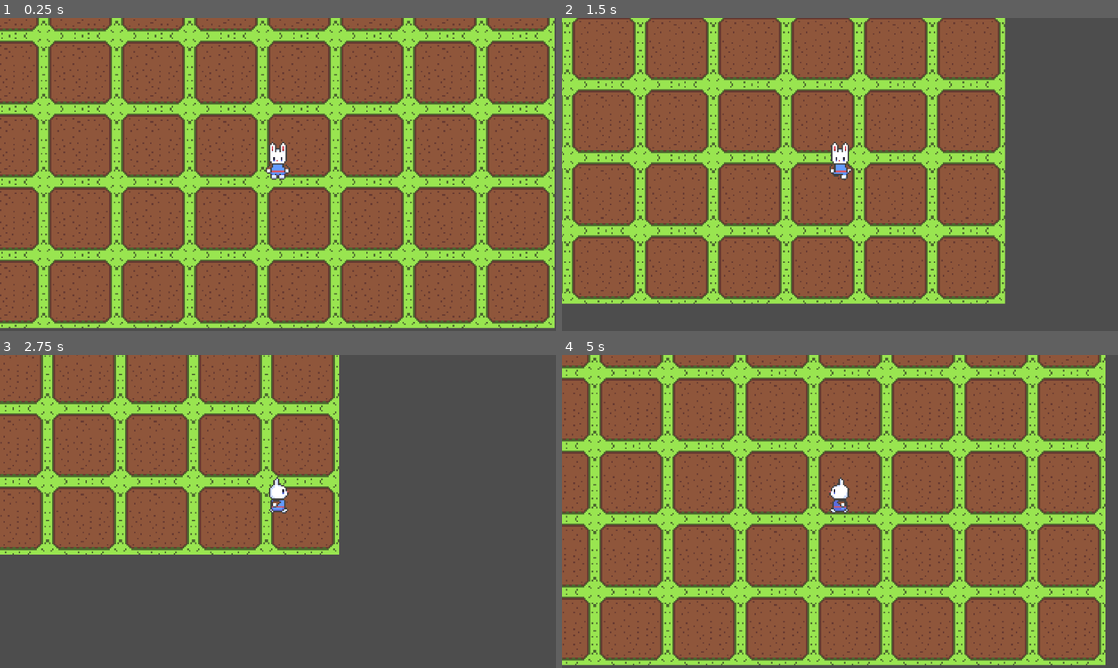
Above: before the commit, frames 1-4 (two rows, left to right).
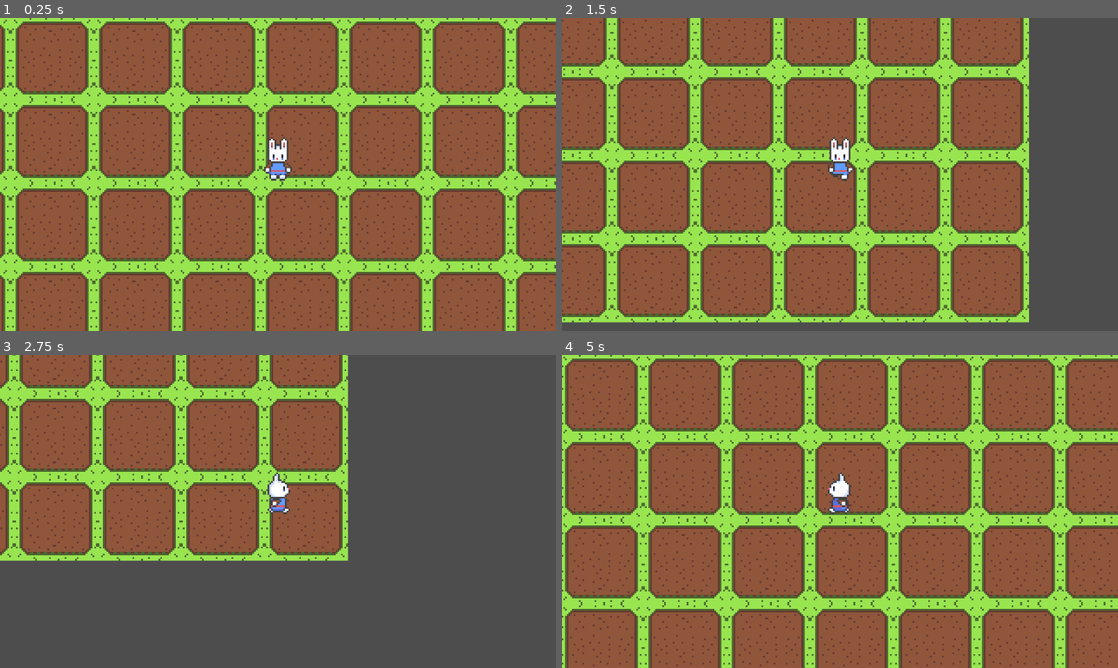
Above: after the commit, the same moments.

Repository: bregre550/bigbeef
Game: Godot game, scene res://Sandbox/01.tscn
Same seed, same stepped clock (60 frames per second), same inputs: the game is played once before the commit and once after it.
Inputs:
- Up to frame 1 (0.25 s): no input
- Up to frame 2 (1.5 s): tap Enter at 0.5 s; hold D (right) 0.53-1.28 s; tap Space (shoot) at 0.6 s; hold S (down) from 1.28 s (still down); tap / (strafe) at 1.35 s
- Up to frame 3 (2.75 s): release S (down) at 2.03 s; hold D (right) from 2.03 s (still down); tap Space (shoot) at 2.1 s
- Up to frame 4 (5 s): release D (right) at 2.78 s; hold W (up) 2.78-3.53 s; tap / (strafe) at 2.85, 4.35 s; hold A (left) from 3.53 s (still down); tap Space (shoot) at 3.6 s

The runs differ from the first frame. In frame 1, 54% of the frame differs, in the area x 0-100%, y 0-100%; in frame 2, 45%; in frame 3, 22%; in frame 4, 55%.

Commit message:
8 direction player movement
added graphics and function for 8 directional animation and movement

Diff:
--- a/big-beef/Player/player.tscn
+++ b/big-beef/Player/player.tscn
@@ -1,7 +1,7 @@
-[gd_scene load_steps=19 format=3 uid="uid://bepupgc7tk38k"]
+[gd_scene load_steps=27 format=3 uid="uid://bepupgc7tk38k"]
 
 [ext_resource type="Script" uid="uid://dqf7lanaasfjk" path="res://Scripts/player.gd" id="1_l8h54"]
-[ext_resource type="Texture2D" uid="uid://dvw4yjggjjnmv" path="res://Assets/player_bun.png" id="2_4ntmi"]
+[ext_resource type="Texture2D" uid="uid://cr4a5grlgedi0" path="res://Assets/player_bun_8_dir.png" id="2_vtle1"]
 [ext_resource type="Script" uid="uid://bfdxm8sj18gsw" path="res://Player/abilities.gd" id="3_btcbx"]
 [ext_resource type="PackedScene" uid="uid://cb0gybucnk3g" path="res://Player/bullet.tscn" id="4_gwnis"]
 [ext_resource type="Script" uid="uid://cgfn13jtey36j" path="res://Scripts/player_state_machine.gd" id="5_k53q1"]
@@ -159,17 +159,169 @@
 "values": [24, 25, 26, 27, 28, 29, 30, 31]
 }
 
+[sub_resource type="Animation" id="Animation_gu6f8"]
+resource_name = "walk_down_right"
+length = 0.8
+loop_mode = 1
+step = 0.2
+tracks/0/type = "value"
+tracks/0/imported = false
+tracks/0/enabled = true
+tracks/0/path = NodePath("Sprite2D:frame")
+tracks/0/interp = 1
+tracks/0/loop_wrap = true
+tracks/0/keys = {
+"times": PackedFloat32Array(0, 0.1, 0.2, 0.3, 0.4, 0.5, 0.6, 0.7),
+"transitions": PackedFloat32Array(1, 1, 1, 1, 1, 1, 1, 1),
+"update": 1,
+"values": [40, 41, 42, 43, 44, 45, 46, 47]
+}
+
+[sub_resource type="Animation" id="Animation_dkpta"]
+resource_name = "walk_down_left"
+length = 0.8
+loop_mode = 1
+step = 0.2
+tracks/0/type = "value"
+tracks/0/imported = false
+tracks/0/enabled = true
+tracks/0/path = NodePath("Sprite2D:frame")
+tracks/0/interp = 1
+tracks/0/loop_wrap = true
+tracks/0/keys = {
+"times": PackedFloat32Array(0, 0.1, 0.2, 0.3, 0.4, 0.5, 0.6, 0.7),
+"transitions": PackedFloat32Array(1, 1, 1, 1, 1, 1, 1, 1),
+"update": 1,
+"values": [34, 35, 36, 37, 36, 37, 38, 39]
+}
+
+[sub_resource type="Animation" id="Animation_pisgm"]
+resource_name = "walk_up_right"
+length = 0.8
+loop_mode = 1
+step = 0.2
+tracks/0/type = "value"
+tracks/0/imported = false
+tracks/0/enabled = true
+tracks/0/path = NodePath("Sprite2D:frame")
+tracks/0/interp = 1
+tracks/0/loop_wrap = true
+tracks/0/keys = {
+"times": PackedFloat32Array(0, 0.1, 0.2, 0.3, 0.4, 0.5, 0.6, 0.7),
+"transitions": PackedFloat32Array(1, 1, 1, 1, 1, 1, 1, 1),
+"update": 1,
+"values": [56, 57, 58, 59, 60, 61, 62, 63]
+}
+
+[sub_resource type="Animation" id="Animation_lfmf2"]
+resource_name = "walk_up_left"
+length = 0.8
+loop_mode = 1
+step = 0.2
+tracks/0/type = "value"
+tracks/0/imported = false
+tracks/0/enabled = true
+tracks/0/path = NodePath("Sprite2D:frame")
+tracks/0/interp = 1
+tracks/0/loop_wrap = true
+tracks/0/keys = {
+"times": PackedFloat32Array(0, 0.1, 0.2, 0.3, 0.4, 0.5, 0.6, 0.7),
+"transitions": PackedFloat32Array(1, 1, 1, 1, 1, 1, 1, 1),
+"update": 1,
+"values": [48, 49, 50, 51, 52, 53, 54, 55]
+}
+
+[sub_resource type="Animation" id="Animation_b1ygp"]
+resource_name = "idle_down_left"
+length = 0.8
+loop_mode = 1
+step = 0.2
+tracks/0/type = "value"
+tracks/0/imported = false
+tracks/0/enabled = true
+tracks/0/path = NodePath("Sprite2D:frame")
+tracks/0/interp = 1
+tracks/0/loop_wrap = true
+tracks/0/keys = {
+"times": PackedFloat32Array(0),
+"transitions": PackedFloat32Array(1),
+"update": 1,
+"values": [34]
+}
+
+[sub_resource type="Animation" id="Animation_o28un"]
+resource_name = "idle_down_right"
+length = 0.8
+loop_mode = 1
+step = 0.2
+tracks/0/type = "value"
+tracks/0/imported = false
+tracks/0/enabled = true
+tracks/0/path = NodePath("Sprite2D:frame")
+tracks/0/interp = 1
+tracks/0/loop_wrap = true
+tracks/0/keys = {
+"times": PackedFloat32Array(0),
+"transitions": PackedFloat32Array(1),
+"update": 1,
+"values": [40]
+}
+
+[sub_resource type="Animation" id="Animation_n471f"]
+resource_name = "idle_up_left"
+length = 0.8
+loop_mode = 1
+step = 0.2
+tracks/0/type = "value"
+tracks/0/imported = false
+tracks/0/enabled = true
+tracks/0/path = NodePath("Sprite2D:frame")
+tracks/0/interp = 1
+tracks/0/loop_wrap = true
+tracks/0/keys = {
+"times": PackedFloat32Array(0),
+"transitions": PackedFloat32Array(1),
+"update": 1,
+"values": [48]
+}
+
+[sub_resource type="Animation" id="Animation_7emwf"]
+resource_name = "idle_up_right"
+length = 0.8
+loop_mode = 1
+step = 0.2
+tracks/0/type = "value"
+tracks/0/imported = false
+tracks/0/enabled = true
+tracks/0/path = NodePath("Sprite2D:frame")
+tracks/0/interp = 1
+tracks/0/loop_wrap = true
+tracks/0/keys = {
+"times": PackedFloat32Array(0),
+"transitions": PackedFloat32Array(1),
+"update": 1,
+"values": [56]
+}
+
 [sub_resource type="AnimationLibrary" id="AnimationLibrary_gu6f8"]
 _data = {
 &"RESET": SubResource("Animation_fhl08"),
 &"idle_down": SubResource("Animation_k53q1"),
+&"idle_down_left": SubResource("Animation_b1ygp"),
+&"idle_down_right": SubResource("Animation_o28un"),
 &"idle_left": SubResource("Animation_od3ui"),
 &"idle_right": SubResource("Animation_00tjw"),
 &"idle_up": SubResource("Animation_vtle1"),
+&"idle_up_left": SubResource("Animation_n471f"),
+&"idle_up_right": SubResource("Animation_7emwf"),
 &"walk_down": SubResource("Animation_apopc"),
+&"walk_down_left": SubResource("Animation_dkpta"),
+&"walk_down_right": SubResource("Animation_gu6f8"),
 &"walk_left": SubResource("Animation_5htga"),
 &"walk_right": SubResource("Animation_x3vf3"),
-&"walk_up": SubResource("Animation_p5o4e")
+&"walk_up": SubResource("Animation_p5o4e"),
+&"walk_up_left": SubResource("Animation_lfmf2"),
+&"walk_up_right": SubResource("Animation_pisgm")
 }
 
 [node name="Player" type="CharacterBody2D"]
@@ -180,9 +332,9 @@
 texture_filter = 1
 texture_repeat = 1
 position = Vector2(0, -13)
-texture = ExtResource("2_4ntmi")
+texture = ExtResource("2_vtle1")
 hframes = 8
-vframes = 4
+vframes = 8
 region_rect = Rect2(0, 0, 16, 32)
 
 [node name="CollisionShape2D" type="CollisionShape2D" parent="."]
@@ -195,7 +347,7 @@
 }
 
 [node name="Camera2D" type="Camera2D" parent="."]
-zoom = Vector2(3.5, 3.5)
+zoom = Vector2(4, 4)
 
 [node name="Abilities" type="Node2D" parent="."]
 script = ExtResource("3_btcbx")
--- a/big-beef/Scripts/player.gd
+++ b/big-beef/Scripts/player.gd
@@ -1,7 +1,7 @@
 class_name Player extends CharacterBody2D
 
 var cardinal_direction: Vector2 = Vector2.DOWN
-const DIR_4: Array[ Vector2 ] = [ Vector2.RIGHT, Vector2.DOWN, Vector2.LEFT, Vector2.UP ]
+const DIR_8: Array[ Vector2 ] = [ Vector2.RIGHT, Vector2(1, 1), Vector2.DOWN, Vector2(-1, 1), Vector2.LEFT, Vector2(-1, -1), Vector2.UP, Vector2(1, -1) ]
 var direction : Vector2 = Vector2.ZERO
 
 @onready var sprite: Sprite2D = $Sprite2D
@@ -39,8 +39,8 @@
 	if direction == Vector2.ZERO || is_strafing:
 		return false
 
-	var direction_id: int = int(round((direction).angle() / TAU * DIR_4.size()))
-	var new_direction = DIR_4[direction_id]
+	var direction_id: int = int(round((direction).angle() / TAU * DIR_8.size()))
+	var new_direction = DIR_8[direction_id]
 	if new_direction == cardinal_direction:
 		return false
 
@@ -58,5 +58,13 @@
 		return "up"
 	elif cardinal_direction == Vector2.RIGHT:
 		return "right"
+	elif cardinal_direction == Vector2(1, 1):
+		return "down_right"
+	elif cardinal_direction == Vector2(-1, 1):
+		return "down_left"
+	elif cardinal_direction == Vector2(-1, -1):
+		return "up_left"
+	elif cardinal_direction == Vector2(1, -1):
+		return "up_right"
 	else:
 		return "left"
--- a/big-beef/Scripts/state_walk.gd
+++ b/big-beef/Scripts/state_walk.gd
@@ -21,7 +21,6 @@
 	else:
 		move_speed = normal_speed
 
-
 	player.velocity = player.direction * move_speed
 
 	if player.SetDirection():
Binary file added: big-beef/Assets/player_bun_8_dir.png
Not shown, added: big-beef/Assets/player_bun_8_dir.png.import
